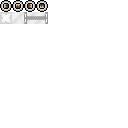
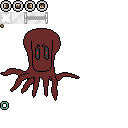
Comparing the layer stacks of the two 128 x 128 images. Changes:
painted on "Layer" over <box>0,24,80,110</box>
